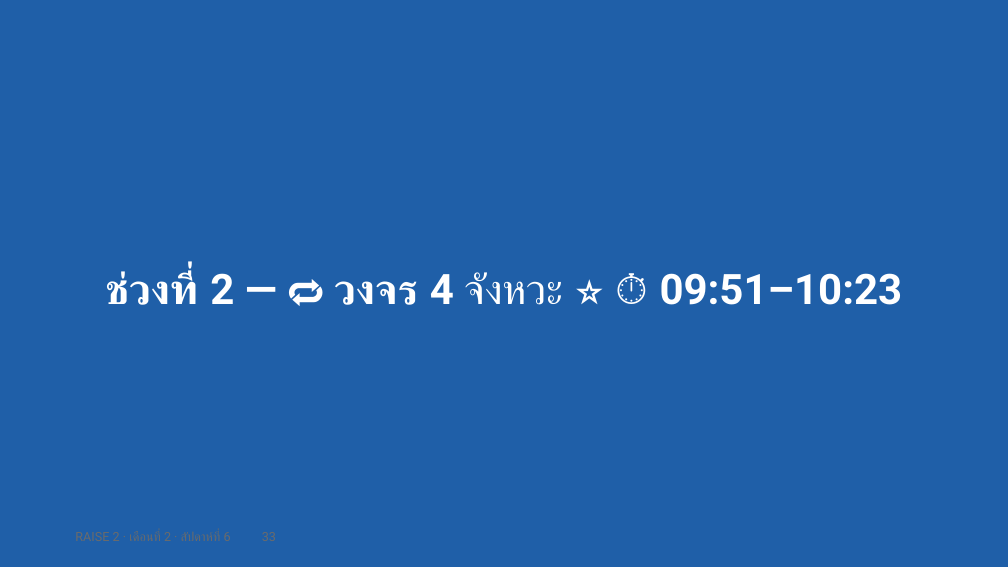
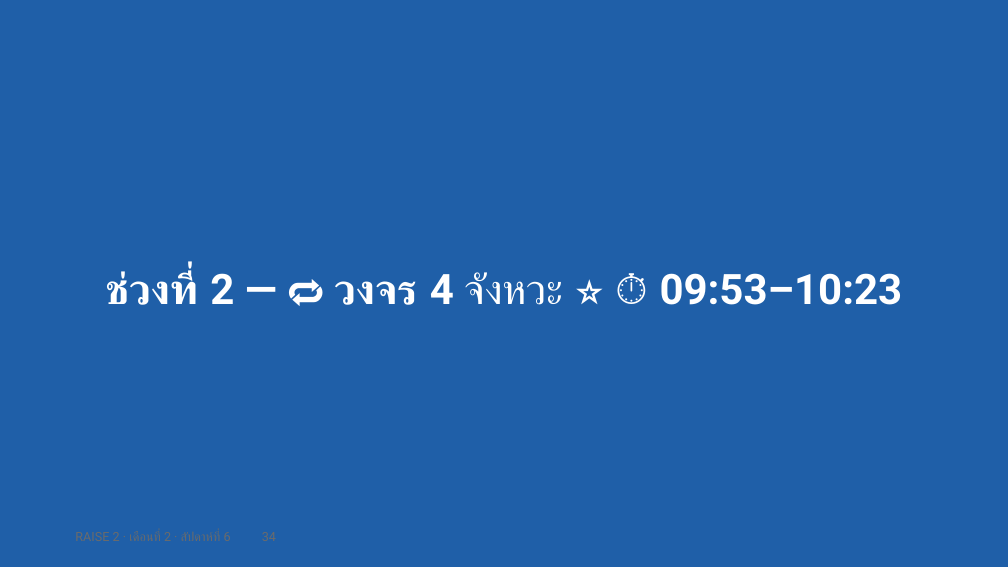
Before and after one commit to cnacha-mfu/raise2-module2, a slide deck: slide 34 of materials/week6/w6-slides.pptx (slide 33 before the commit). Drawn at 1008x567 pixels with LibreOffice and Linux fonts; fonts in the diff are those of the drawing. Boxes give left, top, right and bottom in pixels: in the first picture for what was removed or moved away, otherwise in the second. Text is boxed around its words. In the diff, an @@ line names an element or a change of style, - is before the commit and + after.

```diff
--- a/materials/week6/w6-slides.pptx
+++ b/materials/week6/w6-slides.pptx
@@ text at box(106, 271, 903, 305): text changed @@
-ช่วงที่ 2 — 🔁 วงจร 4 จังหวะ ⭐ ⏱ 09:51–10:23
+ช่วงที่ 2 — 🔁 วงจร 4 จังหวะ ⭐ ⏱ 09:53–10:23
```
Also in this commit, not shown: 77 other slides changed, 1 slide added, 4 other files.
